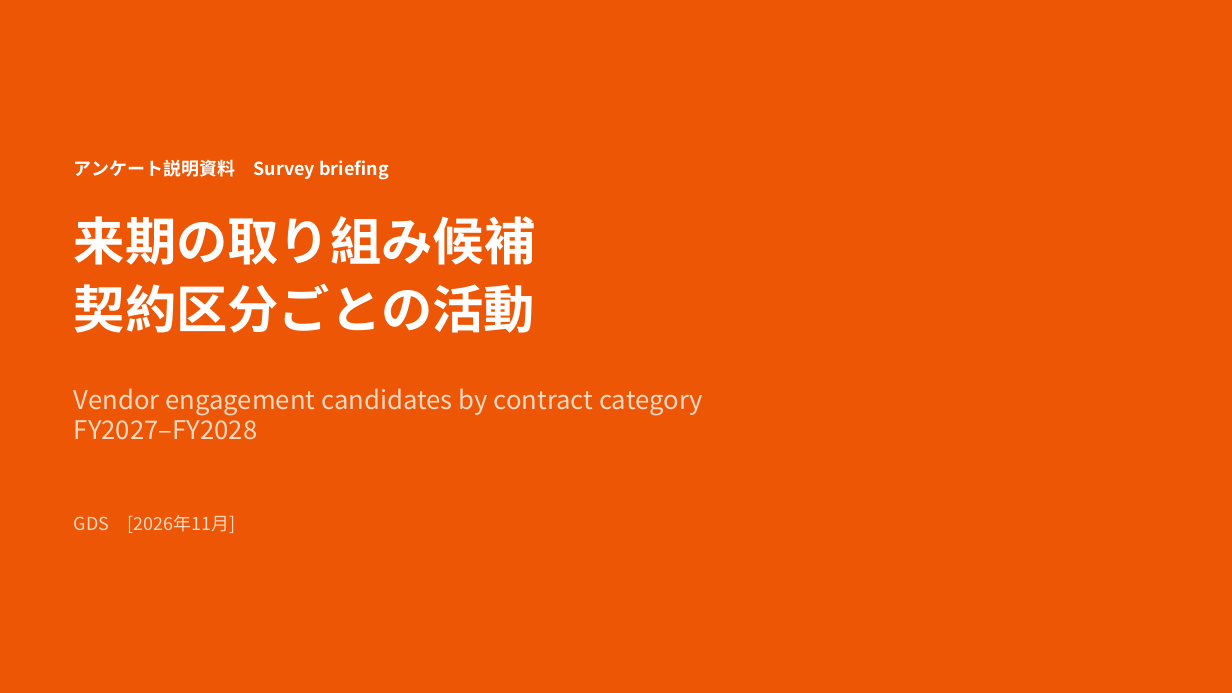
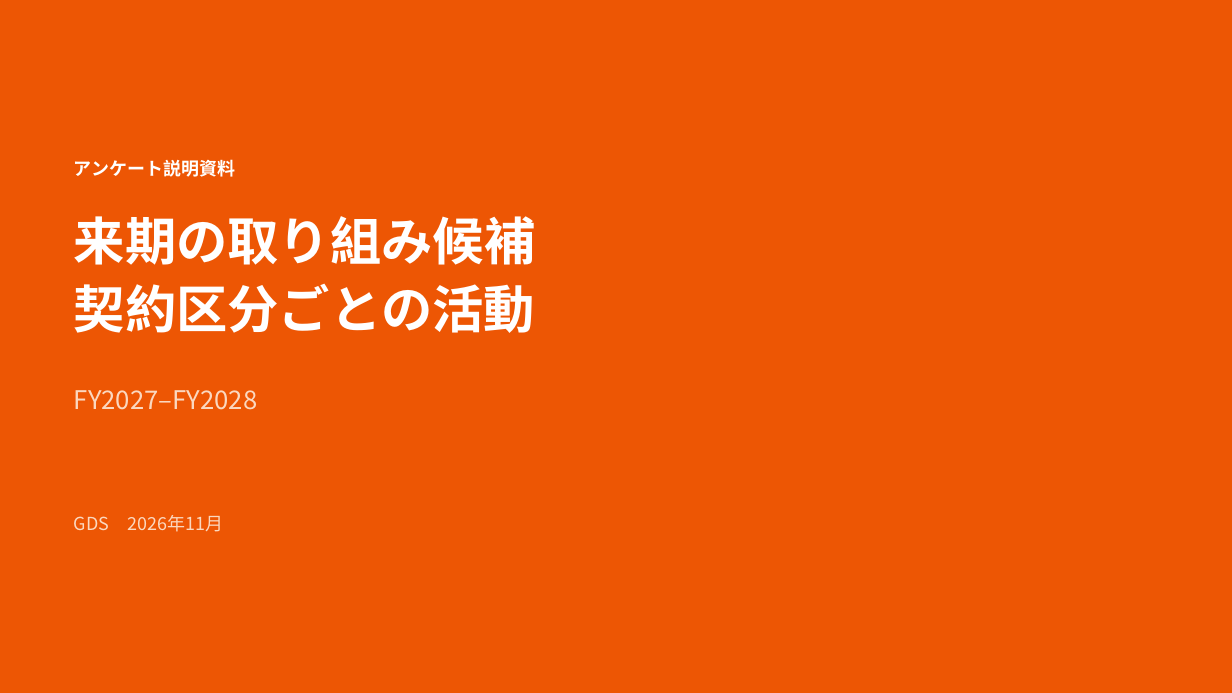
Before and after one commit to hiroyasu-komaki/temp, a slide deck: slide 1 of vmo_value-delivery/budget-driven-activity/proposal/vmo-briefing.pptx. Drawn at 1232x693 pixels with LibreOffice and Linux fonts; fonts in the diff are those of the drawing. Boxes give left, top, right and bottom in pixels: in the first picture for what was removed or moved away, otherwise in the second. Text is boxed around its words. In the diff, an @@ line names an element or a change of style, - is before the commit and + after.

Commit message:
update VMO briefing

```diff
--- a/vmo_value-delivery/budget-driven-activity/proposal/vmo-briefing.pptx
+++ b/vmo_value-delivery/budget-driven-activity/proposal/vmo-briefing.pptx
@@ text at [74, 159, 235, 177]: text changed @@
-アンケート説明資料 Survey briefing
+アンケート説明資料
@@ text at [74, 388, 703, 415]: paragraph removed @@
-Vendor engagement candidates by contract category
@@ text at [74, 515, 223, 532]: text changed @@
-GDS [2026年11月]
+GDS 2026年11月
```
Also in this commit, not shown: 13 other slides changed, 7 slides added, 6 slides removed, 7 other files.
